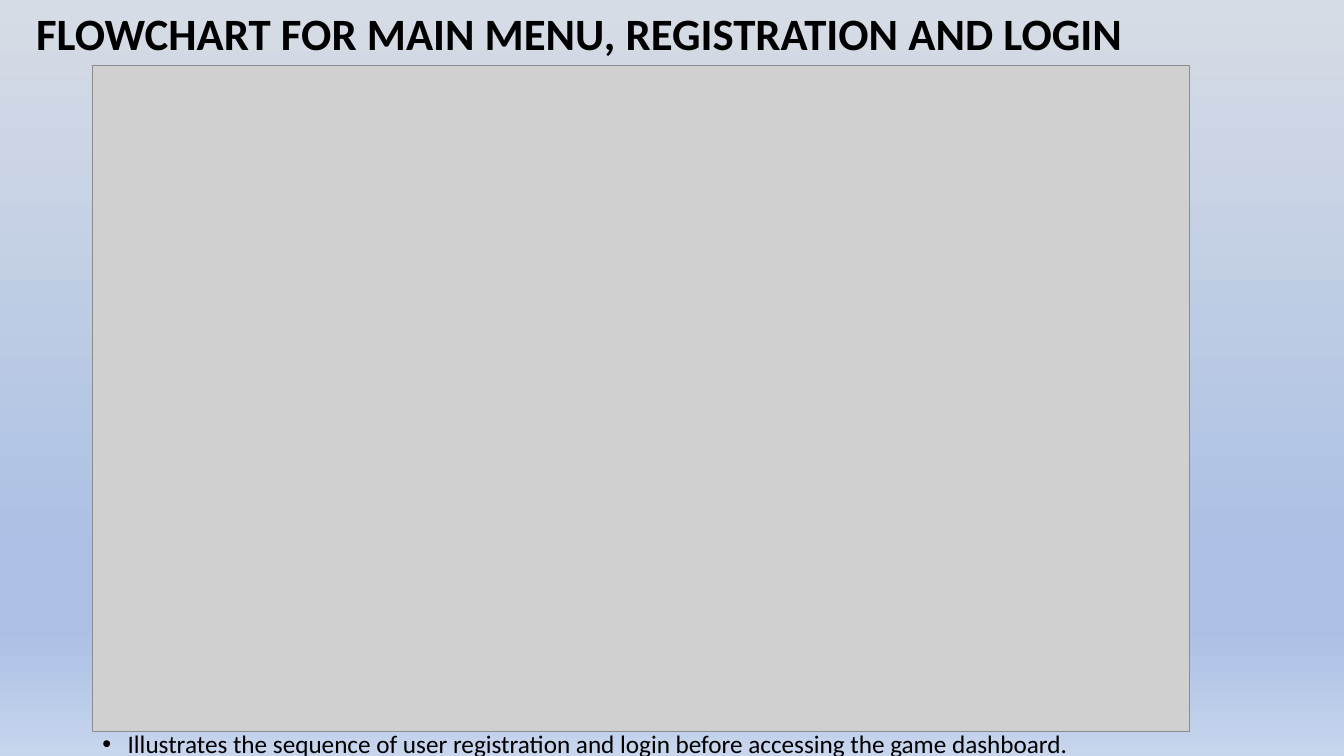
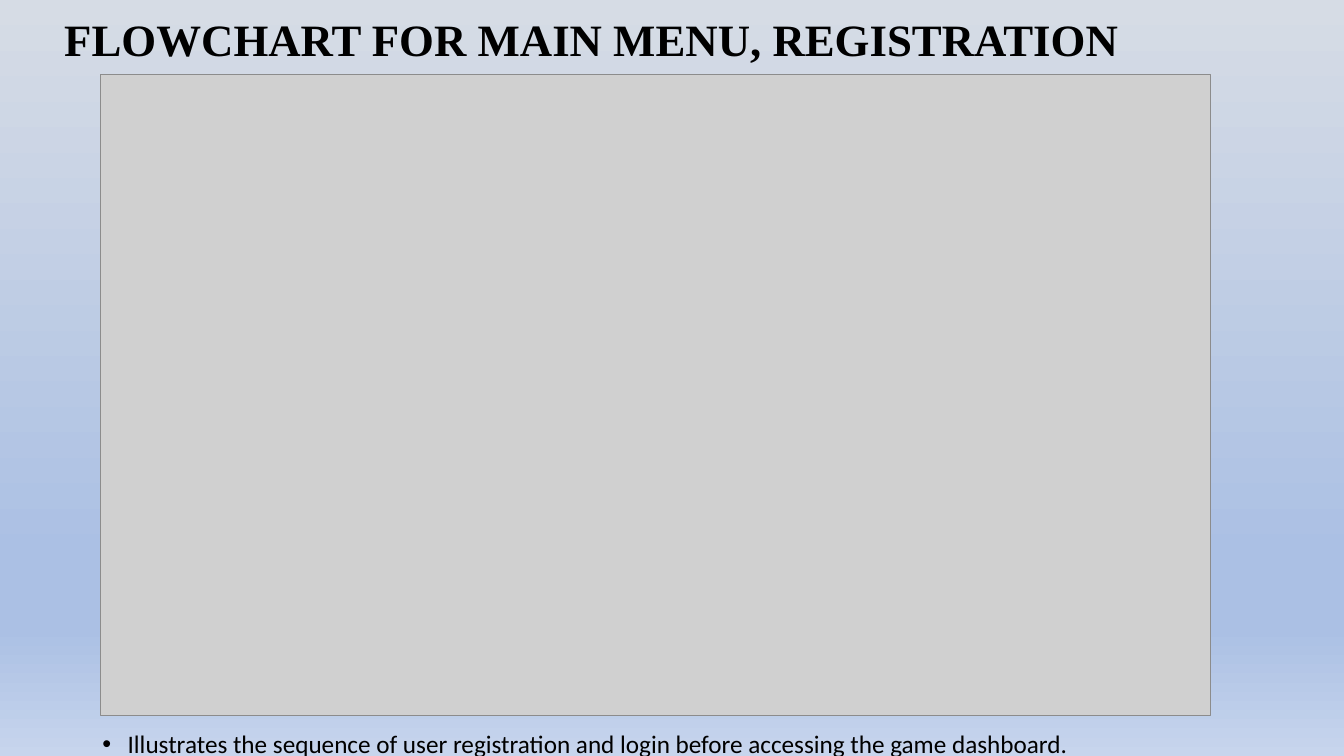
Before and after one commit to Bachelor-Of-Computer-Application/project-sd, a slide deck: slide 8 of 2nd sem final presentation.pptx. Drawn at 1344x756 pixels with LibreOffice and Linux fonts; fonts in the diff are those of the drawing; grey boxes stand for pictures. Boxes give left, top, right and bottom in pixels: in the first picture for what was removed or moved away, otherwise in the second. Text is boxed around its words. In the diff, an @@ line names an element or a change of style, - is before the commit and + after.

```diff
--- a/2nd sem final presentation.pptx
+++ b/2nd sem final presentation.pptx
@@ title "FLOWCHART FOR MAIN MENU, REGISTRATION ..." moved from (x1=36, y1=20, x2=1121, y2=56) to (x1=64, y1=26, x2=1118, y2=75) @@
@@ title "FLOWCHART FOR MAIN MENU, REGISTRATION ..." at (x1=64, y1=26, x2=1118, y2=75): font Calibri to Times New Roman @@
@@ picture resized from (x1=93, y1=66, x2=1191, y2=732) to (x1=101, y1=75, x2=1211, y2=716) @@
```
Also in this commit, not shown: 10 other slides changed, 1 other file.
